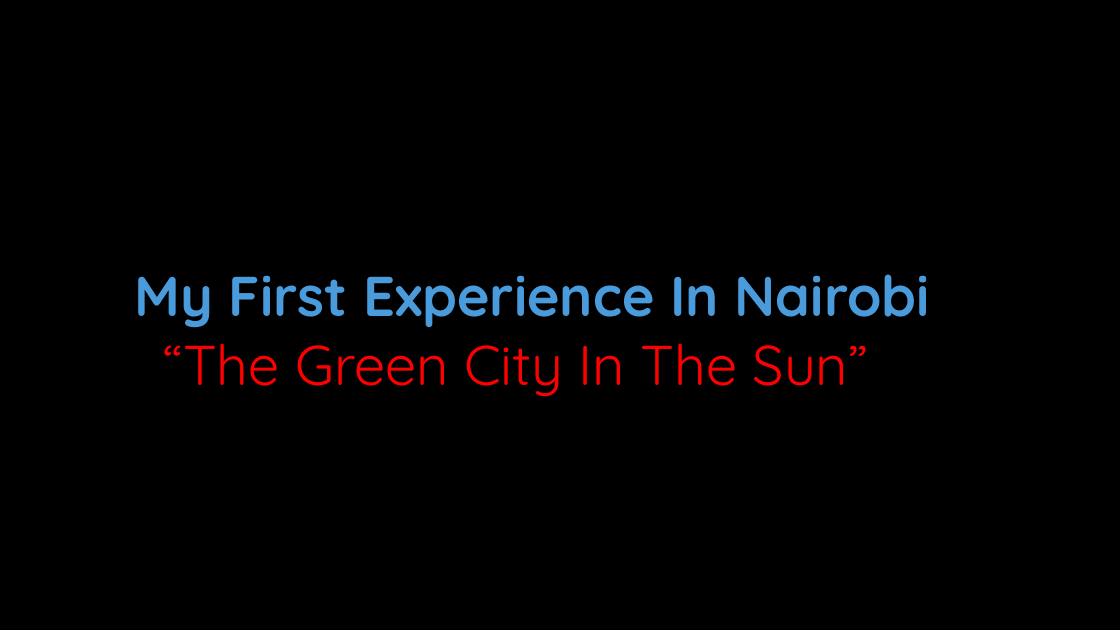
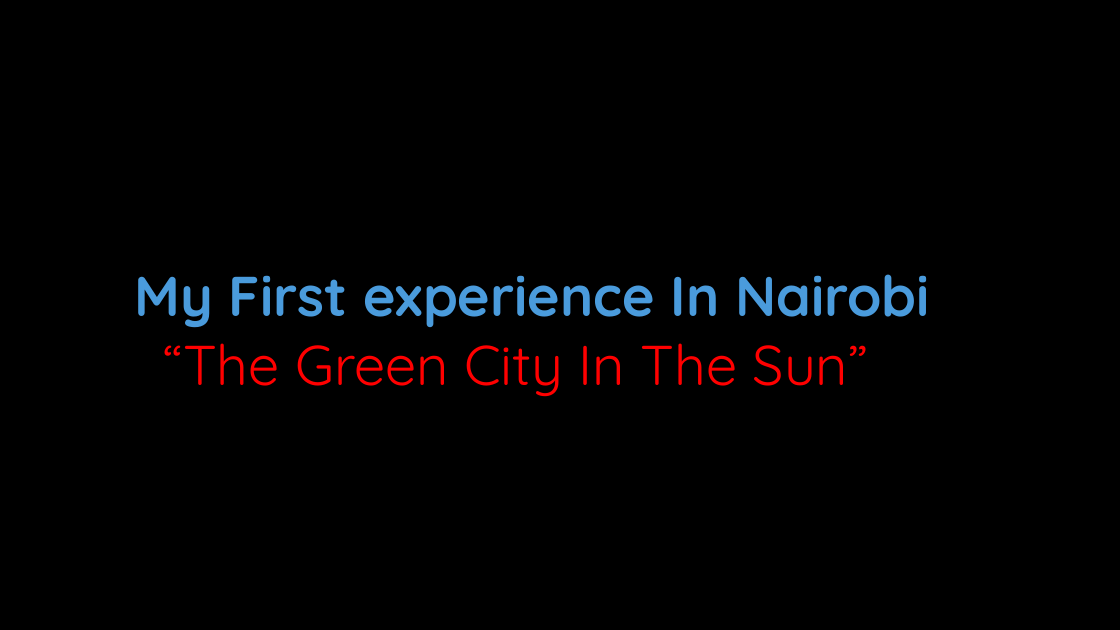
Before and after one commit to Michellemwongeli/Intro2computers, a slide deck: slide 1 of My First Experience In Nairobi.pptx. Drawn at 1120x630 pixels with LibreOffice and Linux fonts; fonts in the diff are those of the drawing; background and template pictures are left out. Boxes give left, top, right and bottom in pixels: in the first picture for what was removed or moved away, otherwise in the second. Text is boxed around its words. In the diff, an @@ line names an element or a change of style, - is before the commit and + after.

Commit message:
modified assignment

```diff
--- a/My First Experience In Nairobi.pptx
+++ b/My First Experience In Nairobi.pptx
@@ title at (134,274,930,328): text changed @@
-My First Experience In Nairobi
+My First experience In Nairobi
```
